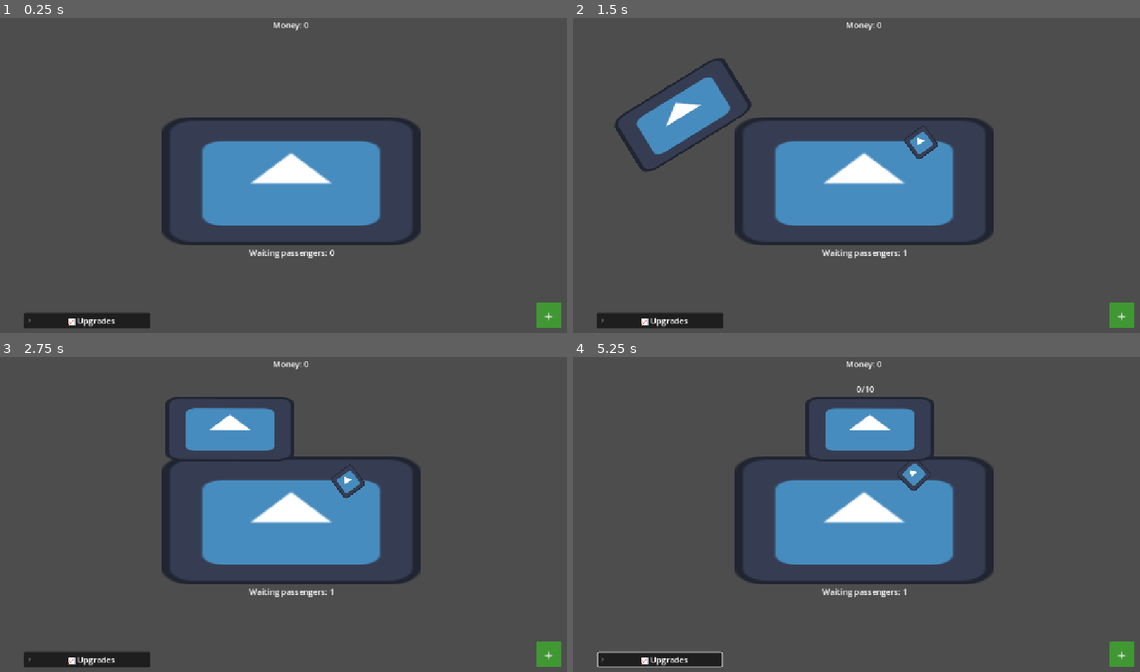
Above: before the commit, frames 1-4 (two rows, left to right).
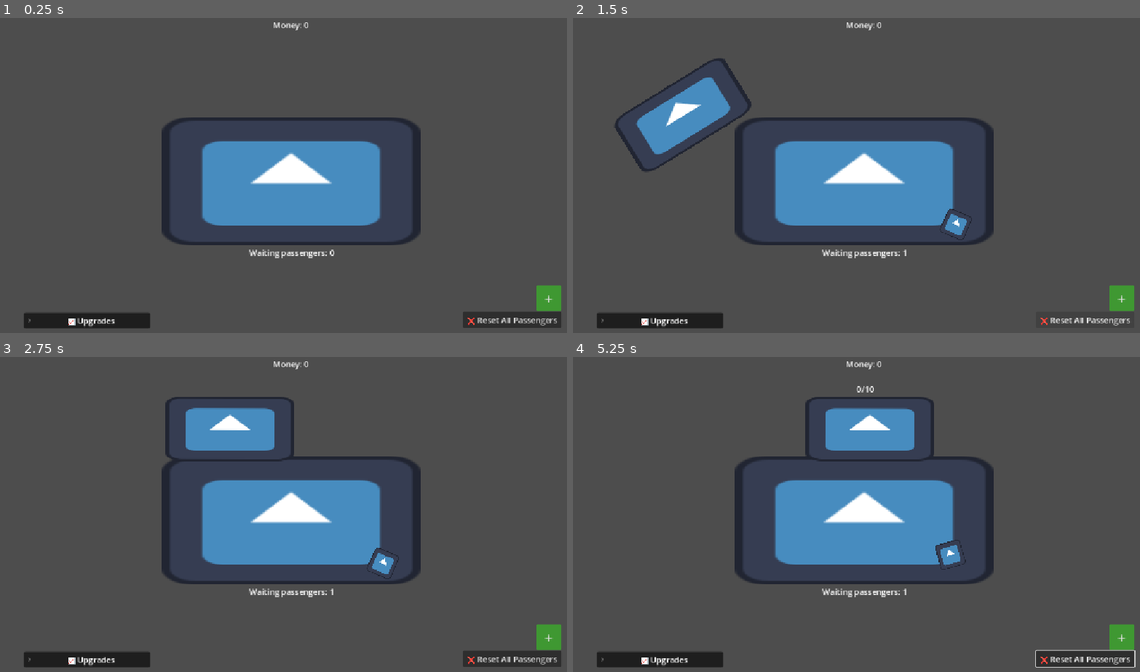
Above: after the commit, the same moments.

Repository: iamagoodperson-yay/rail-clicker
Game: Godot game, scene res://scenes/main.tscn
Same seed, same stepped clock (60 frames per second), same inputs: the game is played once before the commit and once after it. The engine's default icon, where the game draws it, is replaced by a stand-in: a white triangle on a blue panel in a dark square.
Inputs (mouse positions are in pixels of both pictures, inside the frame that each line leads up to):
- Up to frame 1 (0.25 s): no input
- Up to frame 2 (1.5 s): click "+" at 0.5 s; click (1083, 320) at 1.25 s, where only the run after the commit has a clickable "❌ Reset All Passengers"
- Up to frame 3 (2.75 s): move the mouse to (419, 505) at 2.02 s; hold Right from 2.03 s (still down); tap Alt at 2.1 s; click (419, 505) at 2.17 s
- Up to frame 4 (5.25 s): move the mouse to (748, 536) at 2.77 s; release Right at 2.78 s; hold Down 2.78-3.53 s; tap Shift at 2.85, 4.35 s; move the mouse to (924, 448) at 3.52 s; hold Right 3.53-4.28 s; tap Alt at 3.6, 5.1 s; move the mouse to (833, 586) at 4.27 s; hold Up 4.28-5.03 s; click (833, 586) at 4.42 s; move the mouse to (1037, 568) at 5.02 s; hold Left from 5.03 s (still down)

The runs differ from the first frame. In frame 1, 1.1% of the frame differs, in the area x 81-99%, y 84-99%; in frame 2, 1.0%; in frame 3, 1.5%; in frame 4, 1.9%, in the area x 4-100%, y 33-99%.

Commit message:
readme + small fixes

Diff:
--- a/scenes/main.tscn
+++ b/scenes/main.tscn
@@ -81,7 +81,7 @@
 text = "Waiting passengers: XX"
 horizontal_alignment = 1
 
-[node name="Button" type="Button" parent="Centered" unique_id=1805030628]
+[node name="AddButton" type="Button" parent="Centered" unique_id=1805030628]
 layout_mode = 1
 anchors_preset = 8
 anchor_left = 0.5
@@ -89,9 +89,9 @@
 anchor_right = 0.5
 anchor_bottom = 0.5
 offset_left = 485.0
-offset_top = 241.0
+offset_top = 207.0
 offset_right = 535.0
-offset_bottom = 291.0
+offset_bottom = 257.0
 grow_horizontal = 2
 grow_vertical = 2
 theme = SubResource("Theme_xlch1")
@@ -167,7 +167,7 @@
 [node name="Button" type="Button" parent="Centered/FoldableContainer/VFlowContainer/WaitLabel/BottomContainer" unique_id=1427881486]
 layout_mode = 2
 text = "Upgrade
-+X capacity"
+-X Wait time"
 
 [node name="FareLabel" type="HFlowContainer" parent="Centered/FoldableContainer/VFlowContainer" unique_id=1852059416]
 layout_mode = 2
@@ -179,7 +179,7 @@
 [node name="Label" type="Label" parent="Centered/FoldableContainer/VFlowContainer/FareLabel/TopContainer" unique_id=1578248771]
 layout_mode = 2
 theme_override_font_sizes/font_size = 20
-text = "Fare: xxx"
+text = "Fare per passenger: xxx"
 
 [node name="BottomContainer" type="VFlowContainer" parent="Centered/FoldableContainer/VFlowContainer/FareLabel" unique_id=1159831178]
 layout_mode = 2
@@ -193,7 +193,7 @@
 [node name="Button" type="Button" parent="Centered/FoldableContainer/VFlowContainer/FareLabel/BottomContainer" unique_id=2087871413]
 layout_mode = 2
 text = "Upgrade
-+X capacity"
++X Fare"
 
 [node name="ErrorLabel" type="Label" parent="Centered" unique_id=1161960994]
 visible = false
@@ -207,7 +207,17 @@
 horizontal_alignment = 1
 vertical_alignment = 1
 
-[connection signal="pressed" from="Centered/Button" to="NavigationRegion2D/PassengersContainer" method="_on_button_pressed"]
+[node name="RestButton" type="Button" parent="Centered" unique_id=89585869]
+layout_mode = 0
+offset_left = 340.0
+offset_top = 259.0
+offset_right = 535.0
+offset_bottom = 291.0
+text = "❌ Reset All Passengers
+"
+
+[connection signal="pressed" from="Centered/AddButton" to="NavigationRegion2D/PassengersContainer" method="_on_add_button_pressed"]
 [connection signal="pressed" from="Centered/FoldableContainer/VFlowContainer/CapacityLabel/BottomContainer/Button" to="Centered/FoldableContainer/VFlowContainer/CapacityLabel" method="_on_button_pressed"]
 [connection signal="pressed" from="Centered/FoldableContainer/VFlowContainer/WaitLabel/BottomContainer/Button" to="Centered/FoldableContainer/VFlowContainer/WaitLabel" method="_on_button_pressed"]
 [connection signal="pressed" from="Centered/FoldableContainer/VFlowContainer/FareLabel/BottomContainer/Button" to="Centered/FoldableContainer/VFlowContainer/FareLabel" method="_on_button_pressed"]
+[connection signal="pressed" from="Centered/RestButton" to="NavigationRegion2D/PassengersContainer" method="_on_rest_button_pressed"]
--- a/scenes/train.tscn
+++ b/scenes/train.tscn
@@ -11,7 +11,7 @@
 point_count = 6
 
 [sub_resource type="RectangleShape2D" id="RectangleShape2D_d3t8h"]
-size = Vector2(256.00363, 77.99609)
+size = Vector2(238.00125, 77.99609)
 
 [node name="Path2D" type="Path2D" unique_id=1865679941]
 curve = SubResource("Curve2D_sugp2")
--- a/scripts/capacity_label.gd
+++ b/scripts/capacity_label.gd
@@ -25,5 +25,5 @@
 
 func error():
 	error_label.visible = true
-	await get_tree().create_timer(5.0).timeout
+	await get_tree().create_timer(3.0).timeout
 	error_label.visible = false
--- a/scripts/event.gd
+++ b/scripts/event.gd
@@ -22,9 +22,9 @@
 	var base_cost: int = 10
 	var multiplier: float = 1.1
 
-	var cost: int:
+	var cost: float:
 		get:
-			return roundi(base_cost + pow(multiplier,level))
+			return roundi(base_cost * pow(multiplier,(level-1)))
 
 var train_capacity = upgradable.new()
 var train_wait = upgradable.new()
@@ -32,10 +32,10 @@
 
 func _ready():
 	train_capacity.base_amt = 10.0
-	train_capacity.amt_inc = 5.0
+	train_capacity.amt_inc = 1.0
 	train_wait.base_amt = 16.0
 	train_wait.amt_inc = -2.0
 	train_wait.base_cost = 20.0
 	train_wait.max_level = 8
 	fare.base_amt = 1.0
-	fare.amt_inc = 0.2
+	fare.amt_inc = 0.1
--- a/scripts/fare_label.gd
+++ b/scripts/fare_label.gd
@@ -8,9 +8,9 @@
 var obj = Event.fare
 
 func _process(delta):
-	top_label.text = "Fare: %s" % obj.amt
+	top_label.text = "Fare per passenger: %s" % obj.amt
 	btm_label.text = "Level: %s\nCost: %s" % [obj.level, obj.cost]
-	button.text = "Upgrade\n+%s capacity" % obj.amt_inc
+	button.text = "Upgrade\n+%s Fare" % obj.amt_inc
 
 func _on_button_pressed() -> void:
 	if Event.money < obj.cost:
--- a/scripts/spawn_passengers.gd
+++ b/scripts/spawn_passengers.gd
@@ -4,11 +4,15 @@
 @onready var platform = $"../PlatformArea/Hitbox"
 @onready var train = $"../Path2D/PathFollow2D/Train"
 
-func _on_button_pressed() -> void:
+func _on_add_button_pressed() -> void:
 	Event.passenger_count += 1
 	var passenger = pass_scene.instantiate()
 	add_child(passenger)
 	passenger.start(platform, train)
+
+func _on_rest_button_pressed() -> void:
+	for passenger in get_children():
+		passenger.start(platform, train)
 
 func train_arrived():
 	for passenger in get_children():
--- a/scripts/train_area_2d.gd
+++ b/scripts/train_area_2d.gd
@@ -4,5 +4,5 @@
 	body_entered.connect(_on_body_entered)
 
 func _on_body_entered(body):
-	if body.is_in_group("passengers"):
+	if body.is_in_group("passengers") and Event.train_arrived:
 		body.boarded()
--- a/scripts/train_path.gd
+++ b/scripts/train_path.gd
@@ -48,7 +48,7 @@
 func wait_at_midpoint():
 	Event.train_arrived = true
 	label.visible = true
-	var timer = get_tree().create_timer(20.0)
+	var timer = get_tree().create_timer(15.0)
 	while timer.time_left > 0:
 		if Event.train_passengers >= Event.train_capacity.amt:
 			break
@@ -58,7 +58,8 @@
 	label.visible = false
 
 func wait_at_end():
-	await get_tree().create_timer(10.0).timeout
+	Event.money = Event.train_passengers * Event.fare.amt
+	await get_tree().create_timer(Event.train_wait.amt).timeout
 	Event.train_passengers = 0
 	progress_ratio = 0.0
 	speed = max_speed
--- a/scripts/wait_label.gd
+++ b/scripts/wait_label.gd
@@ -10,7 +10,7 @@
 func _process(delta):
 	top_label.text = "Time between trains: %s" % obj.amt
 	btm_label.text = "Level: %s\nCost: %s" % [obj.level, obj.cost]
-	button.text = "Upgrade\n+%s capacity" % obj.amt_inc
+	button.text = "Upgrade\n-%s Wait time" % obj.amt_inc
 
 func _on_button_pressed() -> void:
 	if Event.money < obj.cost:
Not shown, added: export_presets.cfg
